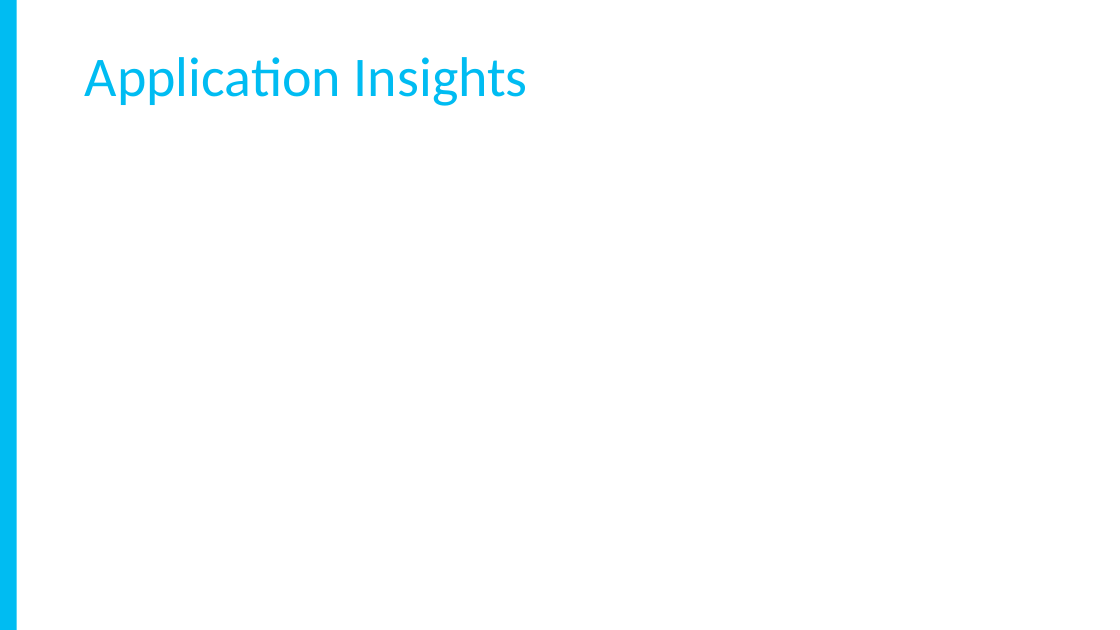
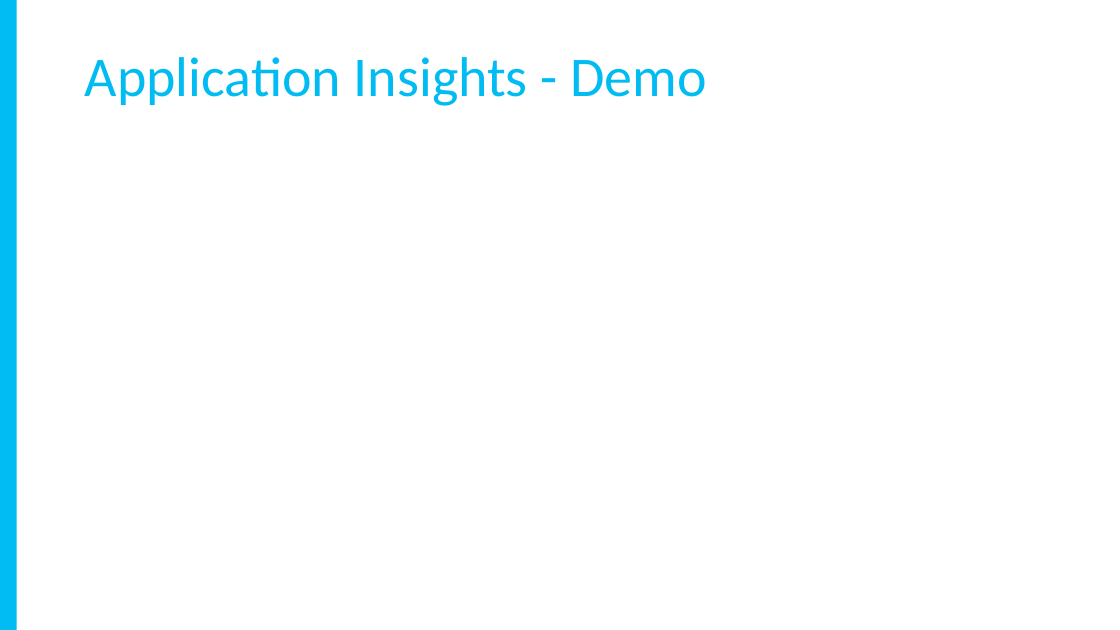
Before and after one commit to yadavavijay/tips-tricks, a slide deck: slide 7 of EmptyProject/Slides.pptx (slide 4 before the commit). Drawn at 1120x630 pixels with LibreOffice and Linux fonts; fonts in the diff are those of the drawing. Boxes give left, top, right and bottom in pixels: in the first picture for what was removed or moved away, otherwise in the second. Text is boxed around its words. In the diff, an @@ line names an element or a change of style, - is before the commit and + after.

```diff
--- a/EmptyProject/Slides.pptx
+++ b/EmptyProject/Slides.pptx
@@ text at [85, 57, 706, 106]: text changed @@
-Application Insights
+Application Insights - Demo
```
Also in this commit, not shown: 7 other slides changed, 4 slides added, 1 slide removed.
